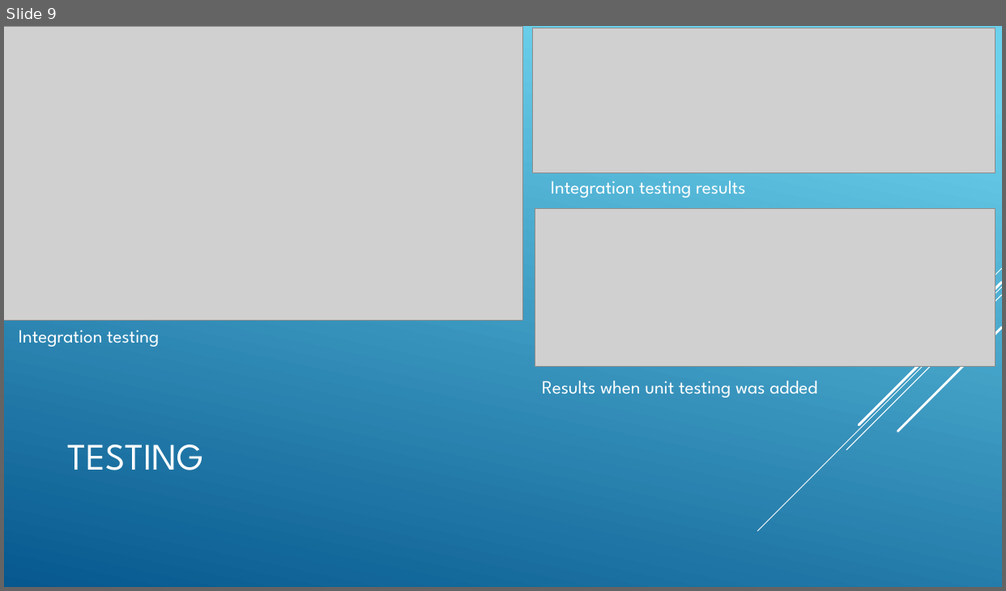
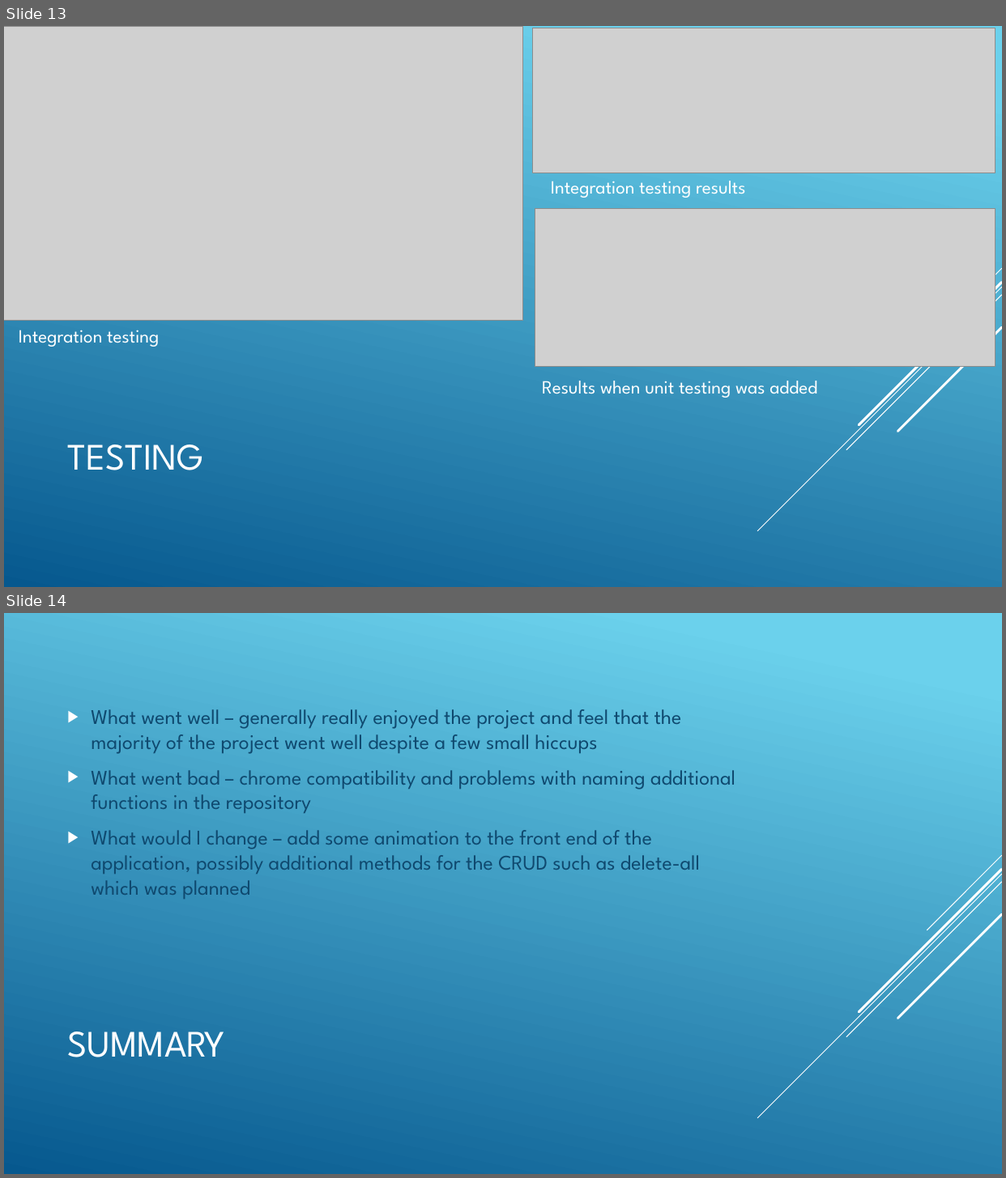
Before and after one commit to zachzloof/zachzloof_assessment2, a slide deck: documentation/presentation/presentation.pptx. Shown one above the other, each under a label of ours: slide 9 before the commit, slides 13 and 14 after it. The pictures are 1006x591 and 1006x1178 pixels, drawn with LibreOffice and Linux fonts; fonts in the diff are those of the drawing; grey boxes stand for pictures. Boxes give left, top, right and bottom in pixels: in the first picture for what was removed or moved away, otherwise in the second. Text is boxed around its words. In the diff, an @@ line names an element or a change of style, - is before the commit and + after.

```diff
--- a/documentation/presentation/presentation.pptx
+++ b/documentation/presentation/presentation.pptx
@@ slide 14 added at [4,613,1002,1174], background gradient #6ED2EB to #06588E; not listed: 5 template elements that a slide beside it also shows @@
@@ text added at [91,709,735,899], 20 pt, text #0F496F @@
+▶ What went well – generally really enjoyed the project and feel that the majority of the project went well despite a few small hiccups
+▶ What went bad – chrome compatibility and problems with naming additional functions in the repository
+▶ What would I change – add some animation to the front end of the application, possibly additional methods for the CRUD such as delete-all which was planned
@@ title added at [67,1032,225,1058], 36 pt, text #FFFFFF @@
+SUMMARY
@@ what was slide 9 is now slide 13 @@
```
Also in this commit, not shown: 2 slides changed, 8 other slides added, 5 slides removed, 4 other files.
